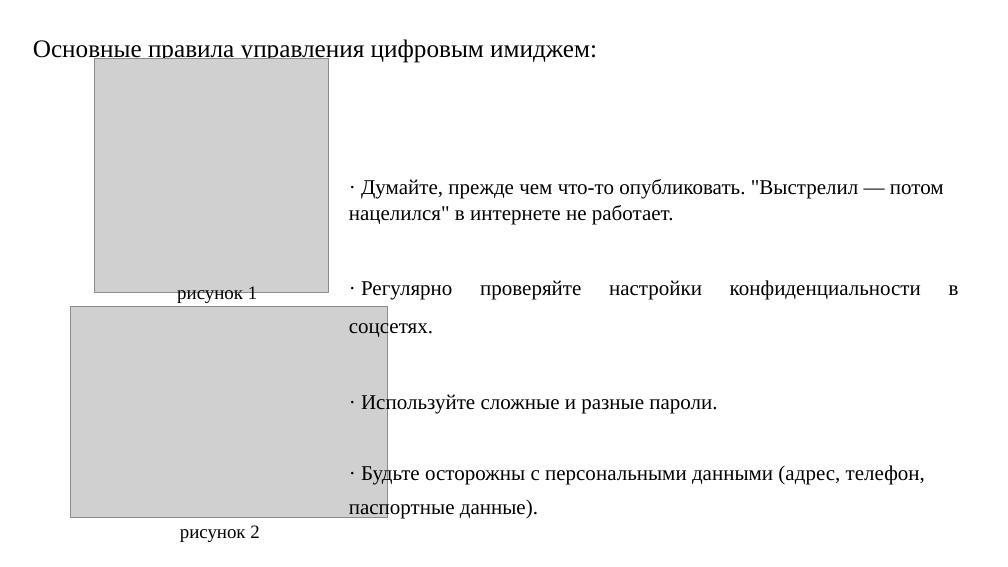
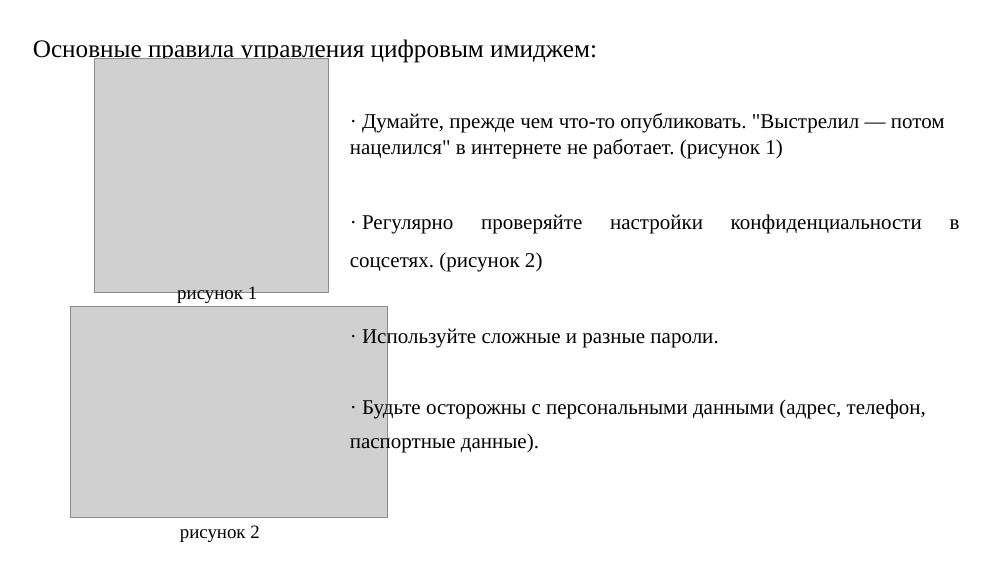
Before and after one commit to mashgrad/digital-fundamentals, a slide deck: slide 8 of documents/Одт_Цифровая_этика_культура_сетевого_этикета,_цифровой_последнее_lib.odp. Drawn at 1008x567 pixels with LibreOffice and Linux fonts; fonts in the diff are those of the drawing; grey boxes stand for pictures. Boxes give left, top, right and bottom in pixels: in the first picture for what was removed or moved away, otherwise in the second. Text is boxed around its words. In the diff, an @@ line names an element or a change of style, - is before the commit and + after.

```diff
--- a/documents/Одт_Цифровая_этика_культура_сетевого_этикета,_цифровой_последнее_lib.odp
+++ b/documents/Одт_Цифровая_этика_культура_сетевого_этикета,_цифровой_последнее_lib.odp
@@ text "· Думайте, прежде чем что-то ...": place and size @@
-text "· Думайте, прежде чем что-то ..." at box(349, 179, 944, 518)
+text "· Думайте, прежде чем что-то ..." at box(350, 113, 945, 452)
@@ text at box(350, 113, 945, 272): text changed @@
-· Думайте, прежде чем что-то опубликовать. "Выстрелил — потом нацелился" в интернете не работает.
-· Регулярно проверяйте настройки конфиденциальности в соцсетях.
+· Думайте, прежде чем что-то опубликовать. "Выстрелил — потом нацелился" в интернете не работает. (рисунок 1)
+· Регулярно проверяйте настройки конфиденциальности в соцсетях. (рисунок 2)
```
Also in this commit, not shown: 1 other slide changed.
